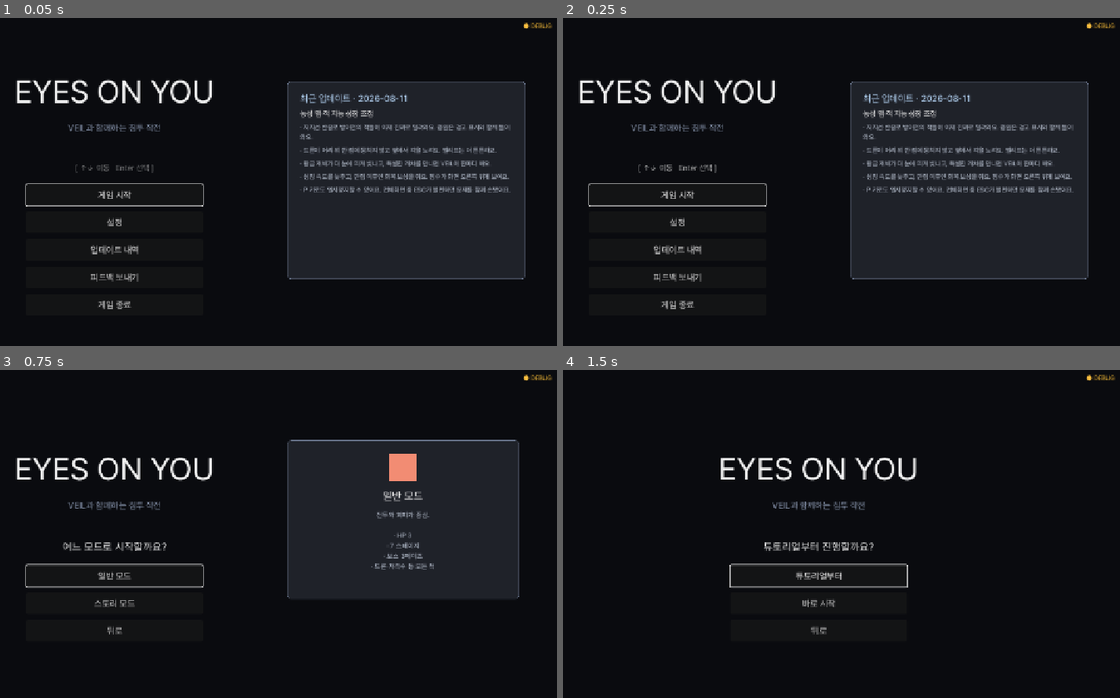
Above: before the commit, frames 1-4 (two rows, left to right).
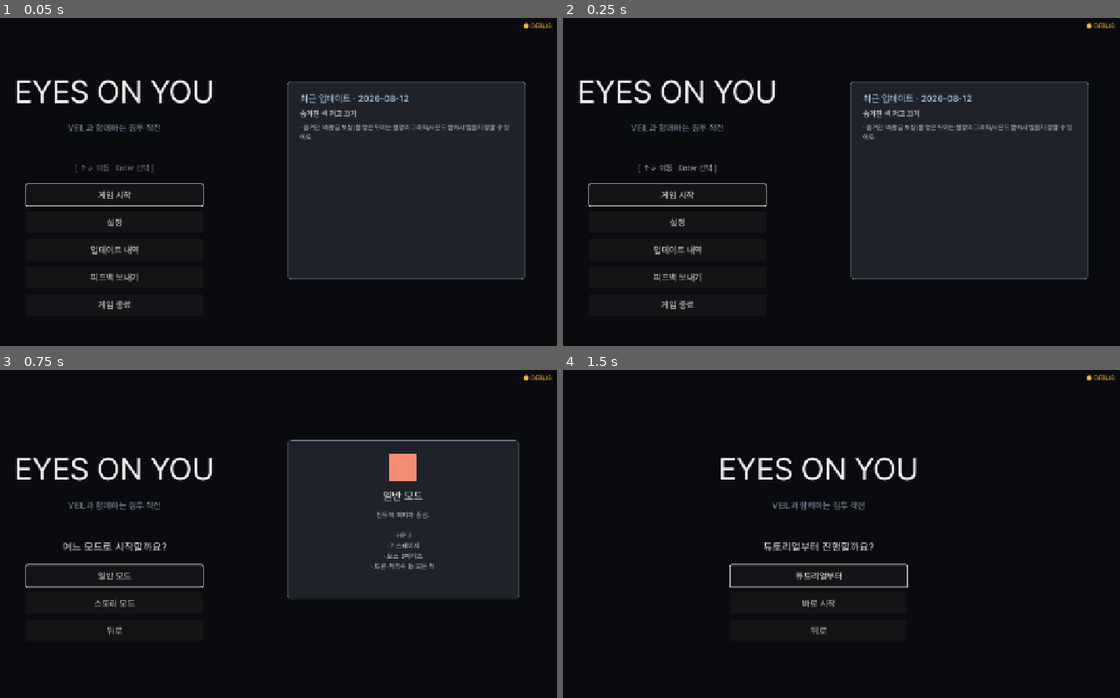
Above: after the commit, the same moments.

Repository: soomin007/EyesOnYou-Full
Game: Godot game, scene res://scenes/main.tscn
Same seed, same stepped clock (60 frames per second), same inputs: the game is played once before the commit and once after it. Sound files missing from this copy of the repository are replaced by a short silence.
Inputs:
- Up to frame 1 (0.05 s): no input
- Up to frame 2 (0.25 s): no input
- Up to frame 3 (0.75 s): click "게임 시작" at 0.5 s
- Up to frame 4 (1.5 s): click "일반 모드" at 1.25 s

The runs differ from the first frame. In frame 1, 2.2% of the frame differs, in the area x 53-92%, y 23-54%; in frame 2, 2.2%; in frame 3, nothing differs; in frame 4, nothing differs.

Commit message:
feat(settings): 숨은 스킨 착용 토글(alt_skin_enabled)
- 황금 3처치 자동 해금이 데스크톱에도 적용돼 캐릭터가 시작부터 시안 틴트,
  스킬 효과로 오인(사용자 보고) — 해금은 유지한 채 입을지만 설정으로 분리
- GameState.alt_skin_enabled(영속, 기본 켜짐) + Player 틴트 적용 조건 추가
- 설정 그래픽 탭 캐릭터 섹션(해금자에게만 노출 — 비해금자 스포일러 차단)
- PATCH_NOTES 2026-08-12 항목

Co-Authored-By: Claude Fable 5 <noreply@anthropic.com>

Diff:
--- a/scripts/GameInfo.gd
+++ b/scripts/GameInfo.gd
@@ -10,6 +10,13 @@
 
 # 최신순(맨 위가 최신). date = 표시용, items = 변경점 줄.
 const PATCH_NOTES: Array = [
+	{
+		"date": "2026-08-12",
+		"title": "숨겨진 색 켜고 끄기",
+		"items": [
+			"숨겨진 색(황금 보상)을 얻은 뒤에는 설정의 그래픽/사운드 탭에서 입을지 정할 수 있어요.",
+		],
+	},
 	{
 		"date": "2026-08-11",
 		"title": "농성 맵·적 지능·성장 조정",
--- a/scripts/GameState.gd
+++ b/scripts/GameState.gd
@@ -194,6 +194,9 @@
 var shiny_kills: int = 0
 # 이스터에그 — 숨은 대체 색(스킨) 잠금 해제. 코나미 코드(데스크톱) 또는 황금 3처치(폰)로. 영속.
 var alt_skin_unlocked: bool = false
+# 해금한 대체 색을 실제로 입을지(설정 토글). 해금 자체는 유지한 채 끌 수 있다 — "시작부터
+# 파랗다, 왜?"(사용자 2026-08-12) 혼란 해소용. 영속.
+var alt_skin_enabled: bool = true
 # 이스터에그 — 서버 복도 숨은 터미널 로그(라이벌 VEIL 복선)를 본 적 있는가(숨은 발견 기록). 영속.
 var found_server_log: bool = false
 
@@ -826,6 +829,7 @@
 	playthrough_count = int(cf.get_value("flags", "playthrough_count", 0))
 	shiny_kills = int(cf.get_value("flags", "shiny_kills", 0))
 	alt_skin_unlocked = bool(cf.get_value("flags", "alt_skin_unlocked", false))
+	alt_skin_enabled = bool(cf.get_value("flags", "alt_skin_enabled", true))
 	found_server_log = bool(cf.get_value("flags", "found_server_log", false))
 	screen_brightness = clampf(float(cf.get_value("access", "brightness", 1.0)), 0.5, 1.5)
 	sfx_captions = bool(cf.get_value("access", "sfx_captions", false))
@@ -876,6 +880,7 @@
 	cf.set_value("flags", "playthrough_count", playthrough_count)
 	cf.set_value("flags", "shiny_kills", shiny_kills)
 	cf.set_value("flags", "alt_skin_unlocked", alt_skin_unlocked)
+	cf.set_value("flags", "alt_skin_enabled", alt_skin_enabled)
 	cf.set_value("flags", "found_server_log", found_server_log)
 	cf.set_value("access", "brightness", screen_brightness)
 	cf.set_value("access", "sfx_captions", sfx_captions)
--- a/scripts/Player.gd
+++ b/scripts/Player.gd
@@ -116,8 +116,9 @@
 	add_child(listener)
 	listener.make_current()
 	visual = CharacterArt.build_player(self)
-	# 이스터에그 — 대체 색 잠금 해제 시 시안 틴트 적용(visual.modulate). 이후 플래시 리셋도 이 값으로.
-	if GameState.alt_skin_unlocked and visual != null:
+	# 이스터에그 — 대체 색 잠금 해제 + 설정에서 켜져 있을 때만 시안 틴트 적용(visual.modulate).
+	# 이후 플래시 리셋도 이 값으로. 토글 = 설정 그래픽 탭(해금 시에만 노출).
+	if GameState.alt_skin_unlocked and GameState.alt_skin_enabled and visual != null:
 		_skin_tint = ALT_SKIN_TINT
 		visual.modulate = _skin_tint
 	torso = visual.get_node_or_null("Torso")
--- a/scripts/Settings.gd
+++ b/scripts/Settings.gd
@@ -342,6 +342,31 @@
 
 	v.add_child(_make_display_section())
 
+	# 숨은 스킨 토글 — 해금한 사람에게만 보인다(비해금자에겐 스포일러라 숨김).
+	# 황금 3처치/코나미로 해금되면 캐릭터가 시작부터 시안 틴트라 "왜 파랗지?" 혼란이
+	# 있었음(사용자 2026-08-12) — 해금은 유지한 채 입을지만 고른다.
+	if GameState.alt_skin_unlocked:
+		var skin_section := VBoxContainer.new()
+		skin_section.add_theme_constant_override("separation", 10)
+		v.add_child(skin_section)
+		skin_section.add_child(_make_section_header("캐릭터"))
+		var sk_row := HBoxContainer.new()
+		sk_row.add_theme_constant_override("separation", 14)
+		var sk_l := Label.new()
+		sk_l.text = "숨겨진 색 (황금 보상)"
+		sk_l.custom_minimum_size = Vector2(180, 28)
+		sk_l.add_theme_font_size_override("font_size", 14)
+		sk_l.add_theme_color_override("font_color", Color(0.9, 0.9, 0.9))
+		sk_l.vertical_alignment = VERTICAL_ALIGNMENT_CENTER
+		sk_row.add_child(sk_l)
+		_skin_toggle = CheckButton.new()
+		_skin_toggle.button_pressed = GameState.alt_skin_enabled
+		_skin_toggle.text = "켜짐" if GameState.alt_skin_enabled else "꺼짐"
+		_skin_toggle.add_theme_font_size_override("font_size", 14)
+		_skin_toggle.toggled.connect(_on_skin_toggled)
+		sk_row.add_child(_skin_toggle)
+		skin_section.add_child(sk_row)
+
 	var section_b := VBoxContainer.new()
 	section_b.add_theme_constant_override("separation", 10)
 	v.add_child(section_b)
@@ -354,6 +379,7 @@
 # 웹에선 창 크기를 브라우저가 정하므로 전체화면 토글과 안내만 노출.
 var _fullscreen_toggle: CheckButton
 var _auto_fs_toggle: CheckButton
+var _skin_toggle: CheckButton
 var _size_buttons: Array = []
 
 func _make_display_section() -> Control:
@@ -462,6 +488,14 @@
 	GameState.auto_fullscreen = pressed
 	if _auto_fs_toggle != null:
 		_auto_fs_toggle.text = "켜짐" if pressed else "꺼짐"
+	GameState.save_settings()
+	SfxPlayer.play("ui_slider_tick")
+
+# 숨은 스킨(대체 색) 입기 토글 — 해금 플래그는 건드리지 않는다. 다음 스테이지 진입부터 반영.
+func _on_skin_toggled(pressed: bool) -> void:
+	GameState.alt_skin_enabled = pressed
+	if _skin_toggle != null:
+		_skin_toggle.text = "켜짐" if pressed else "꺼짐"
 	GameState.save_settings()
 	SfxPlayer.play("ui_slider_tick")
 
